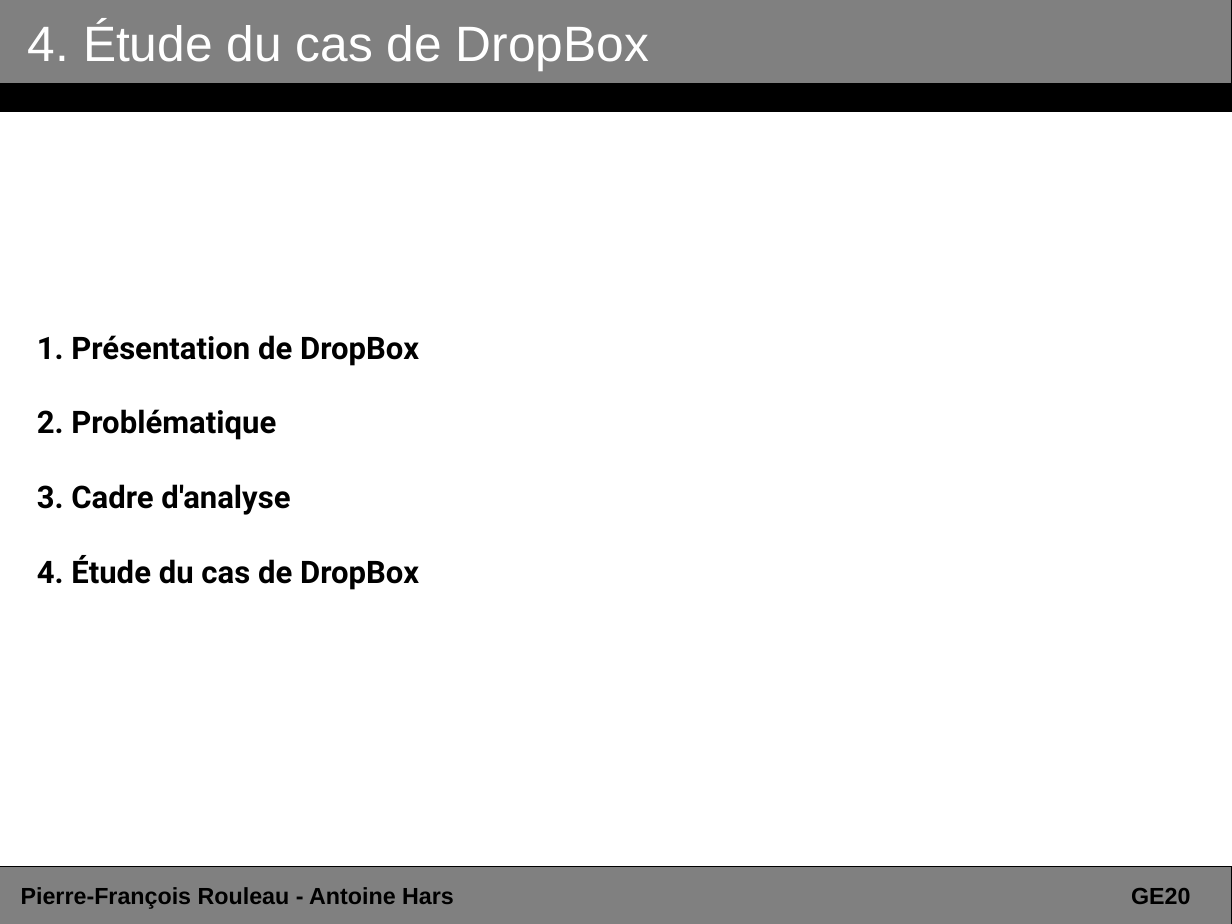
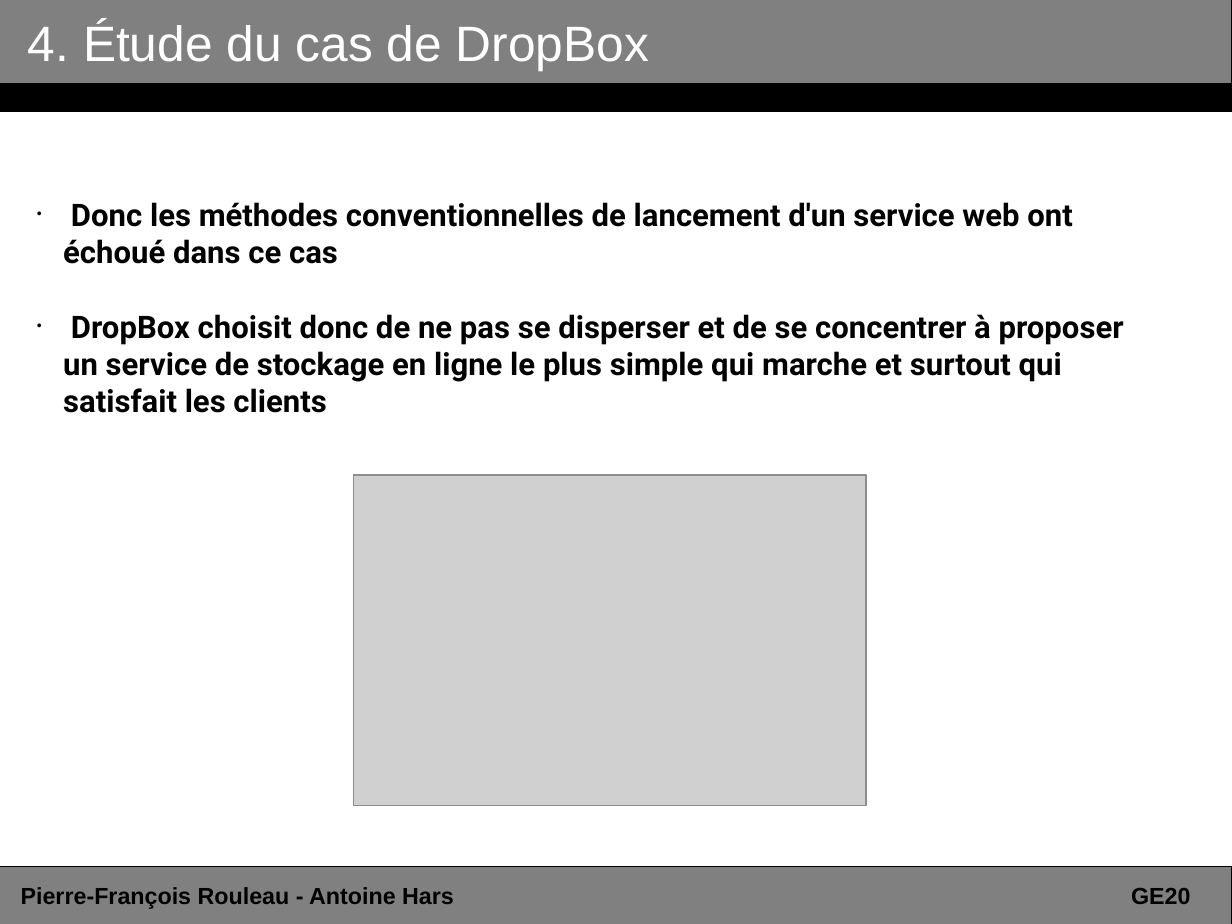
Before and after one commit to ahars/ge20, a slide deck: slide 18 of presentation_dropbox.odp (slide 17 before the commit). Drawn at 1232x924 pixels with LibreOffice and Linux fonts; fonts in the diff are those of the drawing; grey boxes stand for pictures. Boxes give left, top, right and bottom in pixels: in the first picture for what was removed or moved away, otherwise in the second. Text is boxed around its words. In the diff, an @@ line names an element or a change of style, - is before the commit and + after.

```diff
--- a/presentation_dropbox.odp
+++ b/presentation_dropbox.odp
@@ subtitle added at (63,202,1124,413), 20 pt, text #000000, bold @@
+• Donc les méthodes conventionnelles de lancement d'un service web ont échoué dans ce cas
+• DropBox choisit donc de ne pas se disperser et de se concentrer à proposer un service de stockage en ligne le plus simple qui marche et surtout qui satisfait les clients
@@ subtitle removed at (37,335,419,590) @@
-1. Présentation de DropBox
-2. Problématique
-3. Cadre d'analyse
-4. Étude du cas de DropBox
@@ picture added at (354,475,866,806) @@
```
Also in this commit, not shown: 7 other slides changed, 1 slide added.
